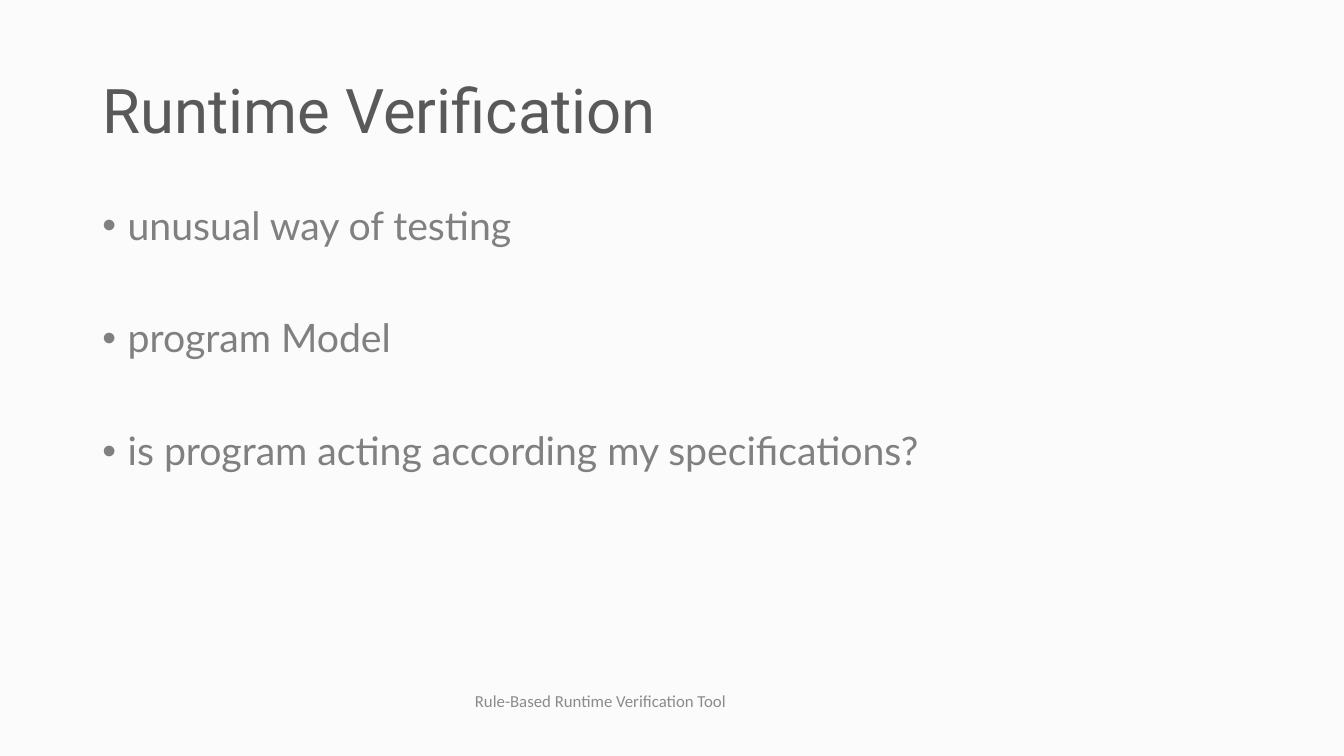
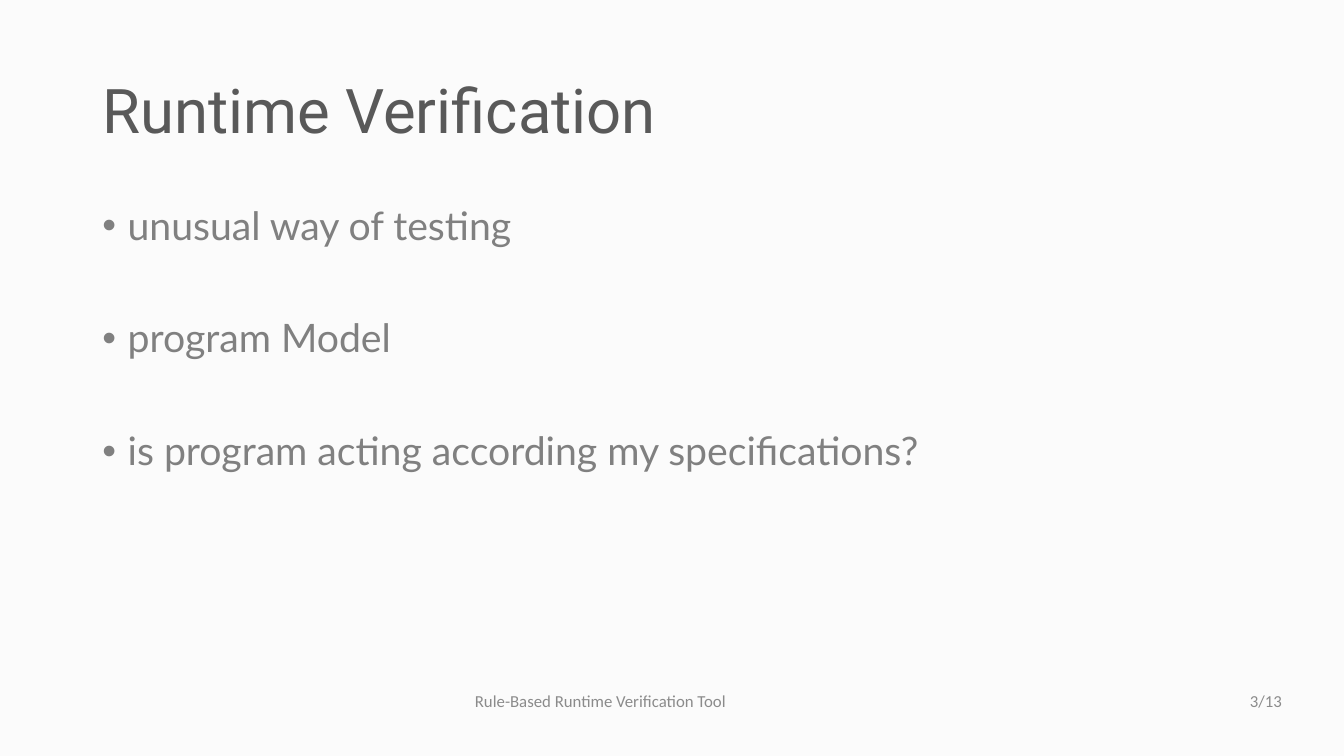
Before and after one commit to selig/ruler2, a slide deck: slide 3 of Seminar/Rule-Based Runtime Verification Tool.pptx. Drawn at 1344x756 pixels with LibreOffice and Linux fonts; fonts in the diff are those of the drawing; background and template pictures are left out. Boxes give left, top, right and bottom in pixels: in the first picture for what was removed or moved away, otherwise in the second. Text is boxed around its words. In the diff, an @@ line names an element or a change of style, - is before the commit and + after.

```diff
--- a/Seminar/Rule-Based Runtime Verification Tool.pptx
+++ b/Seminar/Rule-Based Runtime Verification Tool.pptx
@@ page number added at <box>1250,695,1282,708</box>, 12 pt, text #8C8C8C @@
+3/13
```
Also in this commit, not shown: 9 other slides changed, 1 slide added, 1 slide removed, 1 other file.
